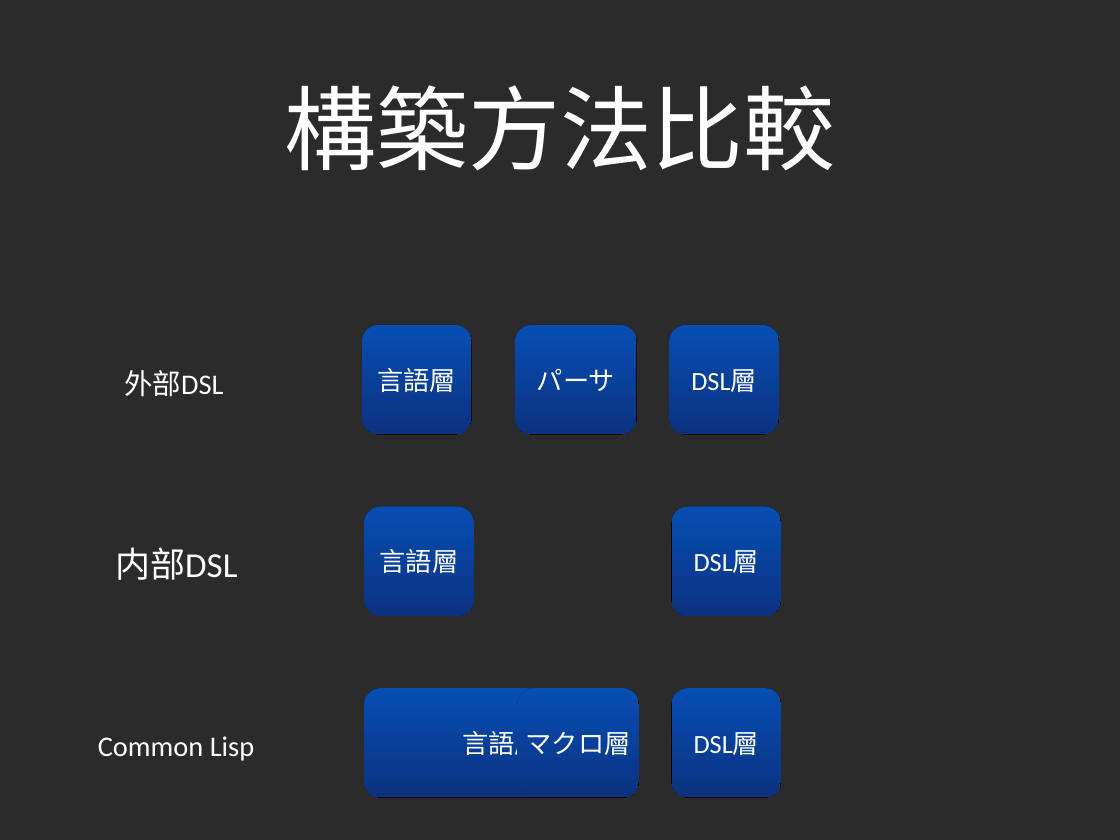
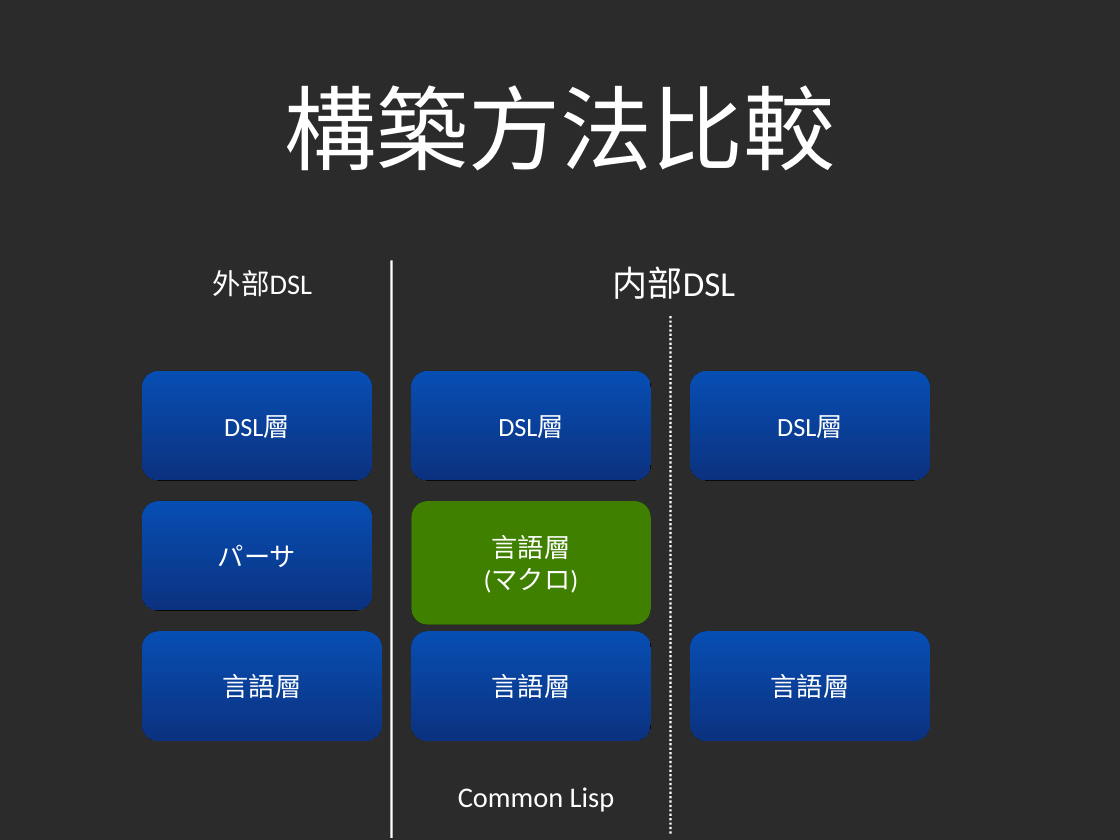
Before and after one commit to lambdasakura/doc, a slide deck: slide 24 of zengeren/fast_game_development_2010:02:12.ppt (slide 26 before the commit). Drawn at 1120x840 pixels with LibreOffice and Linux fonts; fonts in the diff are those of the drawing; background and template pictures are left out; a plain dark background stands for a picture behind light text. Boxes give left, top, right and bottom in pixels: in the first picture for what was removed or moved away, otherwise in the second. Text is boxed around its words. In the diff, an @@ line names an element or a change of style, - is before the commit and + after.

```diff
--- a/zengeren/fast_game_development_2010:02:12.ppt
+++ b/zengeren/fast_game_development_2010:02:12.ppt
@@ text "外部DSL": place and size @@
-text "外部DSL" at (124, 370, 223, 397)
+text "外部DSL" at (213, 270, 312, 297)
@@ line added from (391, 261) to (391, 838), #FFFFFF 2.01 pt @@
@@ text "内部DSL": place and size @@
-text "内部DSL" at (115, 547, 237, 580)
+text "内部DSL" at (613, 266, 735, 299)
@@ line added from (670, 316) to (670, 835), #FFFFFF 2.01 pt dashed @@
@@ rounded rectangle "DSL層": place and size @@
-rounded rectangle "DSL層" at (672, 506, 781, 616)
+rounded rectangle "DSL層" at (143, 371, 373, 480)
@@ rounded rectangle added at (411, 371, 651, 480), fill gradient #074EB3 to #0B3280, 24 pt, text #FFFFFF @@
+DSL層
@@ rounded rectangle "DSL層": place and size @@
-rounded rectangle "DSL層" at (669, 325, 779, 435)
+rounded rectangle "DSL層" at (690, 371, 929, 480)
@@ rounded rectangle "パーサ": place and size @@
-rounded rectangle "パーサ" at (515, 325, 636, 435)
+rounded rectangle "パーサ" at (143, 501, 373, 610)
@@ rounded rectangle "言語層": place and size @@
-rounded rectangle "言語層" at (517, 688, 639, 798)
+rounded rectangle "言語層" at (411, 501, 651, 625)
@@ rounded rectangle "言語層" at (411, 501, 651, 625): fill gradient #074EB3 to #0B3280 to #408000; proportions changed @@
@@ text in rounded rectangle at (484, 535, 579, 593): text changed @@
-マクロ層
+言語層
+(マクロ)
@@ rounded rectangle "言語層": place and size @@
-rounded rectangle "言語層" at (362, 325, 472, 435)
+rounded rectangle "言語層" at (143, 631, 382, 740)
@@ rounded rectangle "言語層": place and size @@
-rounded rectangle "言語層" at (365, 688, 640, 798)
+rounded rectangle "言語層" at (411, 631, 651, 740)
@@ rounded rectangle "言語層": place and size @@
-rounded rectangle "言語層" at (365, 506, 474, 616)
+rounded rectangle "言語層" at (690, 631, 929, 740)
@@ freeform shape removed at (672, 688, 781, 798) @@
-DSL層
@@ text "Common Lisp": place and size @@
-text "Common Lisp" at (98, 736, 254, 761)
+text "Common Lisp" at (458, 787, 614, 812)
```
Also in this commit, not shown: 5 other slides changed, 8 slides added, 1 slide removed, 1 other file.
